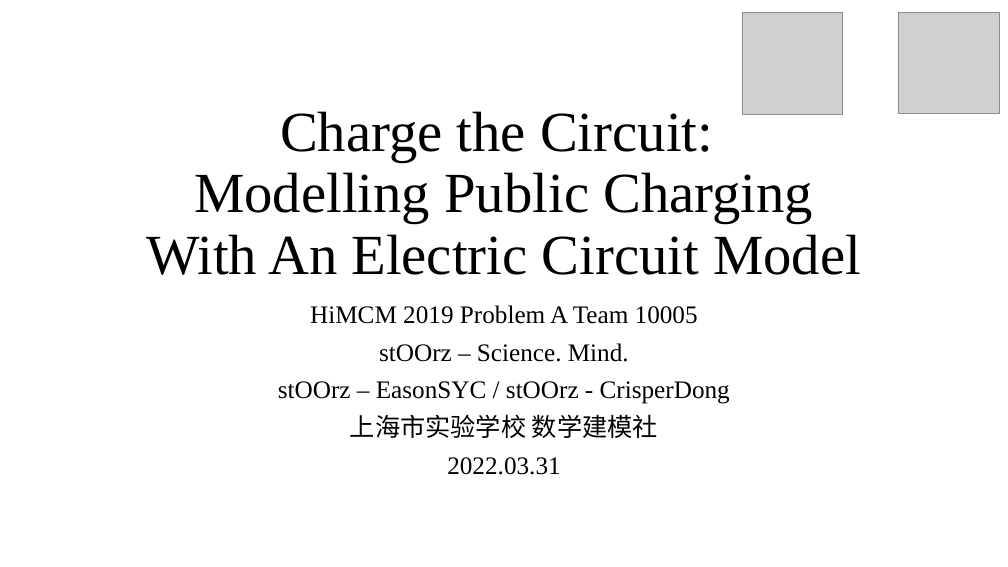
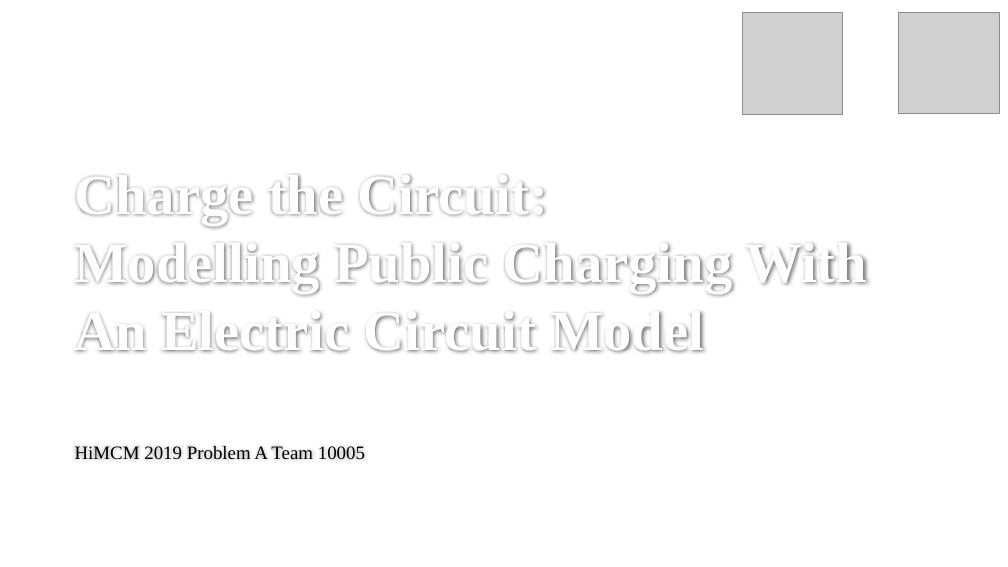
Before and after one commit to stOOrz-Science-Mind/2019_HiMCM_A_10005, a slide deck: slide 1 of 10005.pptx. Drawn at 1008x567 pixels with LibreOffice and Linux fonts; fonts in the diff are those of the drawing; grey boxes stand for pictures; background and template pictures are left out. Boxes give left, top, right and bottom in pixels: in the first picture for what was removed or moved away, otherwise in the second. Text is boxed around its words. In the diff, an @@ line names an element or a change of style, - is before the commit and + after.

```diff
--- a/10005.pptx
+++ b/10005.pptx
@@ title "Charge the Circuit: Modelling Public ..." moved from (x1=146, y1=111, x2=861, y2=275) to (x1=75, y1=175, x2=868, y2=353) @@
@@ title "Charge the Circuit: Modelling Public ..." at (x1=75, y1=175, x2=868, y2=353): text colour #000000 to #FEFEFE, bold on; alignment centre to left; line spacing 0.9 to 1 @@
@@ subtitle at (x1=278, y1=343, x2=730, y2=475): paragraphs removed @@
-stOOrz – Science. Mind.
-stOOrz – EasonSYC / stOOrz - CrisperDong
-上海市实验学校 数学建模社
-2022.03.31
@@ subtitle "HiMCM 2019 Problem A Team ..." moved from (x1=278, y1=305, x2=730, y2=475) to (x1=75, y1=446, x2=365, y2=459) @@
@@ subtitle "HiMCM 2019 Problem A Team ..." at (x1=75, y1=446, x2=365, y2=459): size 24 to 18 pt; alignment centre to left; line spacing 0.9 to 1 @@
```
Also in this commit, not shown: 43 other slides changed, 1 slide added.
